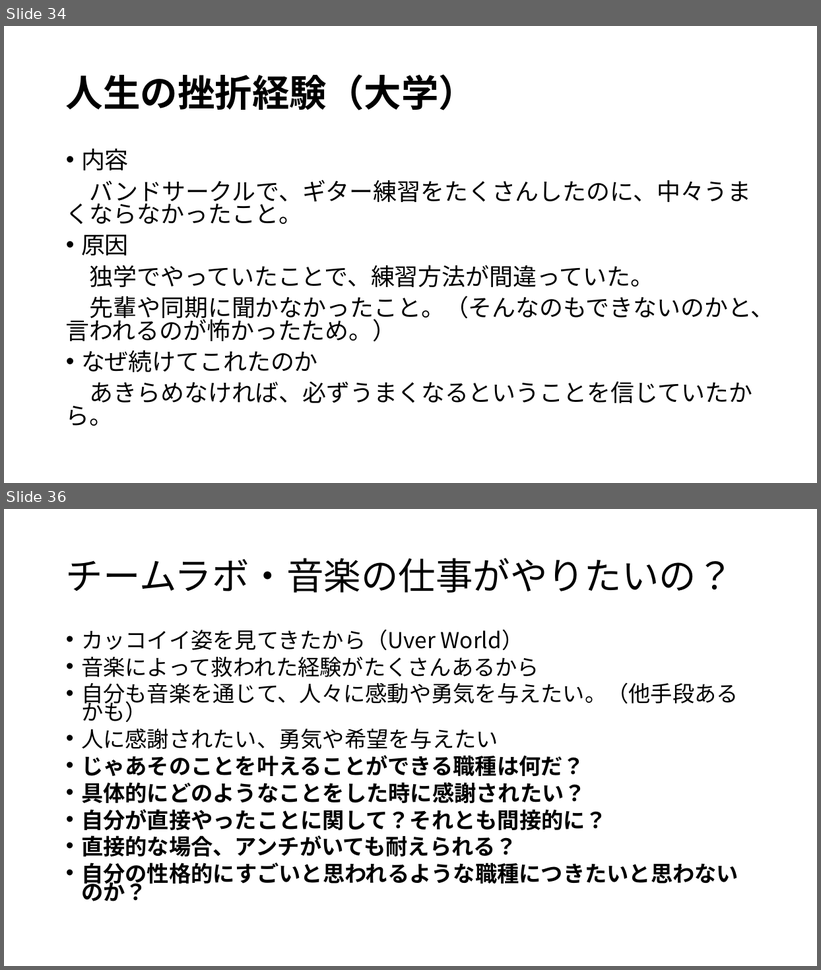
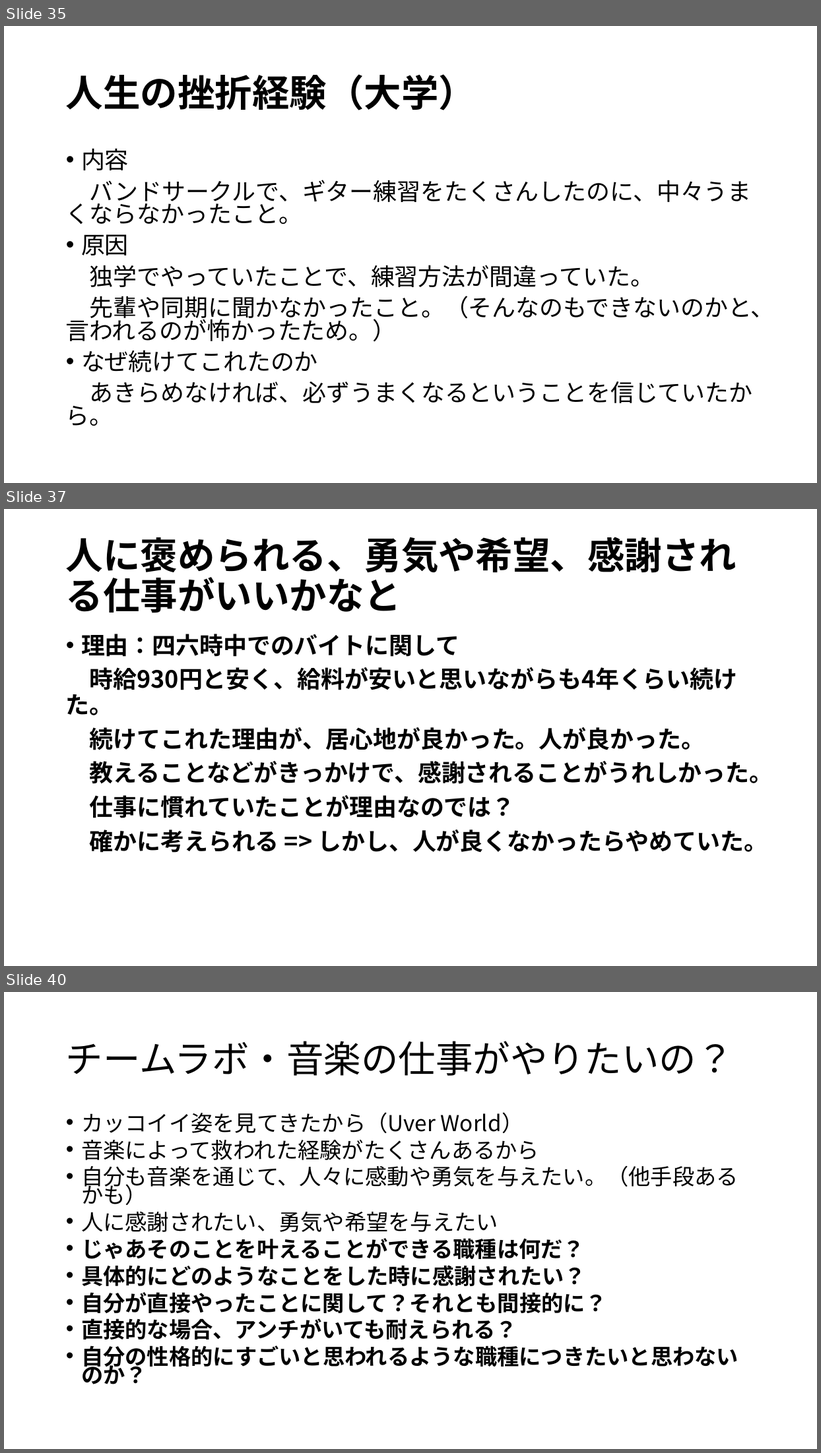
Before and after one commit to yamada4649/tibakoudai_2023, a slide deck: 就活関係/自己分析/就活（自己分析）.pptx. Shown one above the other, each under a label of ours: slides 34 and 36 before the commit, slides 35, 37 and 40 after it; the slides between them are not shown. The pictures are 821x970 and 821x1453 pixels, drawn with LibreOffice and Linux fonts; fonts in the diff are those of the drawing. Boxes give left, top, right and bottom in pixels: in the first picture for what was removed or moved away, otherwise in the second. Text is boxed around its words. In the diff, an @@ line names an element or a change of style, - is before the commit and + after.

```diff
--- a/就活関係/自己分析/就活（自己分析）.pptx
+++ b/就活関係/自己分析/就活（自己分析）.pptx
@@ slide 37 added at box(4, 509, 817, 966), background #FFFFFF @@
@@ title added at box(66, 537, 737, 613), 44 pt, text #000000, bold @@
+人に褒められる、勇気や希望、感謝される仕事がいいかなと
@@ text added at box(66, 634, 774, 853), 28 pt, text #000000, bold @@
+• 理由：四六時中でのバイトに関して
+時給930円と安く、給料が安いと思いながらも4年くらい続けた。
+続けてこれた理由が、居心地が良かった。人が良かった。
+教えることなどがきっかけで、感謝されることがうれしかった。
+仕事に慣れていたことが理由なのでは？
+確かに考えられる => しかし、人が良くなかったらやめていた。
@@ what was slide 34 is now slide 35 @@
@@ what was slide 36 is now slide 40 @@
```
Also in this commit, not shown: 2 slides changed, 13 other slides added, 39 other files.
